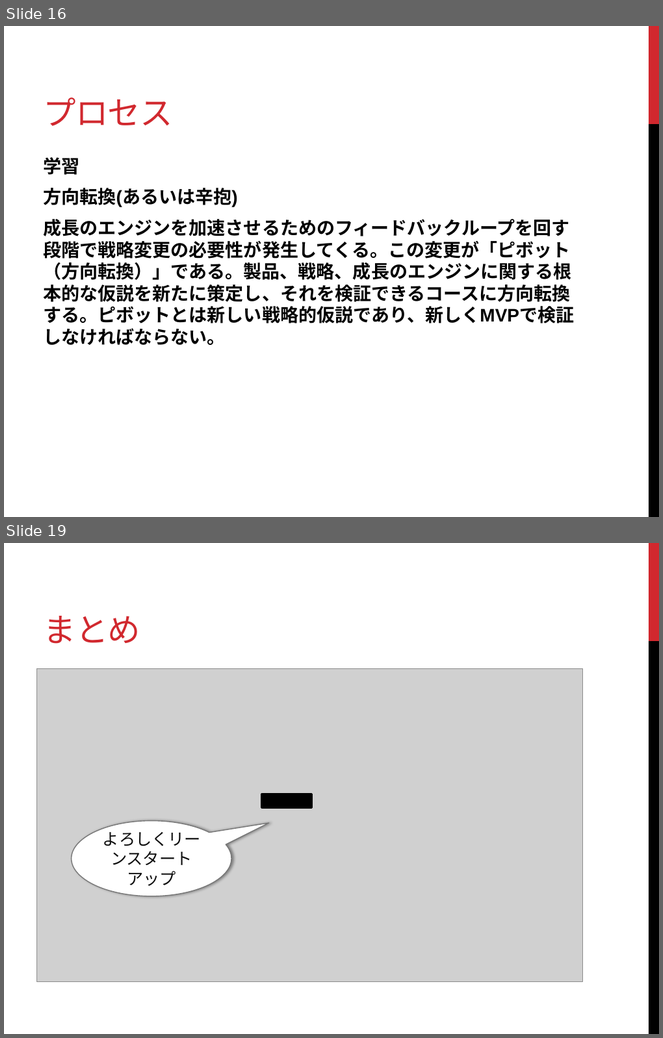
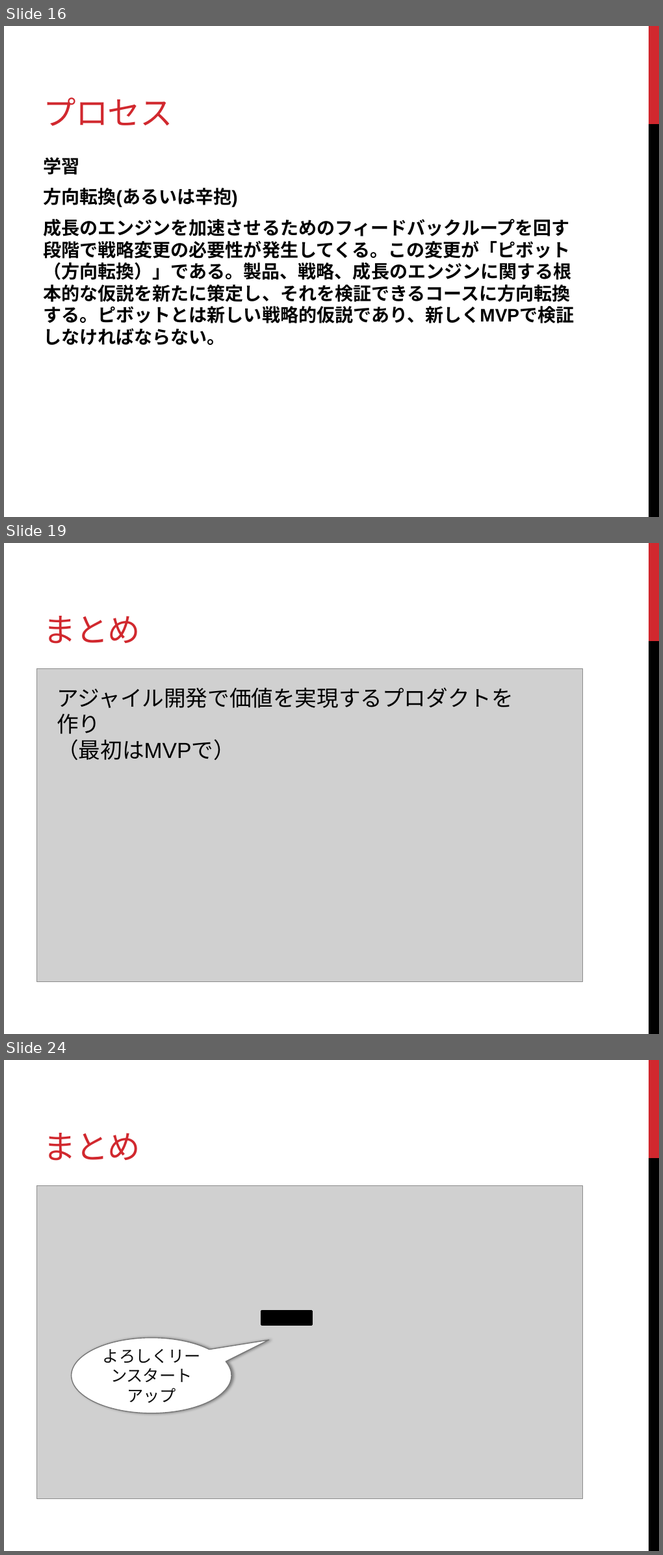
Before and after one commit to k2works/study, a slide deck: ltdd02/LT駆動開発 02 プレゼン.pptx. Shown one above the other, each under a label of ours: slides 16 and 19 before the commit, slides 16, 19 and 24 after it; the slides between them are not shown. The pictures are 663x1038 and 663x1555 pixels, drawn with LibreOffice and Linux fonts; fonts in the diff are those of the drawing; grey boxes stand for pictures. Boxes give left, top, right and bottom in pixels: in the first picture for what was removed or moved away, otherwise in the second. Text is boxed around its words. In the diff, an @@ line names an element or a change of style, - is before the commit and + after.

Commit message:
LT駆動開発第２回プレゼン資料

```diff
--- a/ltdd02/LT駆動開発 02 プレゼン.pptx
+++ b/ltdd02/LT駆動開発 02 プレゼン.pptx
@@ slide 19 added at [4,543,659,1034], background #FFFFFF; not listed: 2 template elements that a slide beside it also shows @@
@@ title added at [43,616,140,644], 36 pt, text #D1282E @@
+まとめ
@@ picture added at [36,669,582,982] @@
@@ text added at [57,687,514,760], 24 pt, text #000000 @@
+アジャイル開発で価値を実現するプロダクトを作り
+（最初はMVPで）
@@ what was slide 19 is now slide 24 @@
```
Also in this commit, not shown: 6 slides changed, 4 other slides added, 9 other files.
